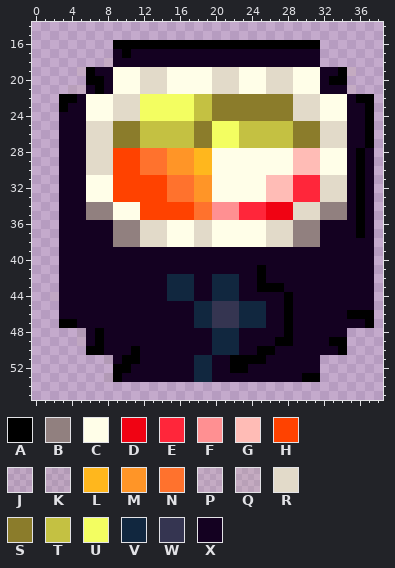
File history of a sprite sheet, GameProject/Game/android/assets/textures/object/sushi.png. The first picture shows the starting point.
The file is 40x70 pixels. Pixels under 10% opacity are left out. Colours within 5 levels of each other are drawn and written as one. Shown: x 0..38, y 14..55.
Palette (. is transparent): A #000000  B #91807f  C #fffee8  D #f00313  E #ff263a  F #ff9092  G #ffbcb6  H #ff4200  J #9a8a741a  K #9a8a7420  L #ffb71d  M #ff9527  N #ff722d  P #c3b38a1e  Q #c3b38a2a  R #e2dac9  S #8b7c2b  T #c4c142  U #f3fe61  V #11273f  W #353551  X #140121
After the commit:
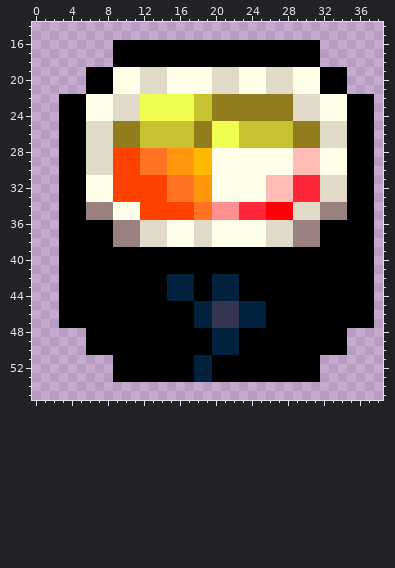
Change:
colour B: #91807f -> #998180
colour D: #f00313 -> #ff000b
colour L: #ffb71d -> #ffb800
colour M: #ff9527 -> #ff960c
colour N: #ff722d -> #ff7322
colour S: #8b7c2b -> #927d1d
colour T: #c4c142 -> #c7c230
colour U: #f3fe61 -> #effe51
colour V: #11273f -> #00223e
y 17: x 9 X -> A; x 11..31 XXXXXXXXXXXXXXXXXXXXX -> AAAAAAAAAAAAAAAAAAAAA
y 18: x 8..31 PXXXXXXXXXXXXXXXXXXXXXXX -> .AAAAAAAAAAAAAAAAAAAAAAA
y 19: x 5 P -> .; x 7..8 XX -> AA; x 32..33 XX -> AA; x 35 Q -> .
y 20: x 8 X -> A; x 32 X -> A
y 21: x 4..6 PPX -> ..A; x 8 X -> A; x 32..35 XXXP -> AAA.
y 22: x 5 X -> A; x 35 X -> A
y 23: x 4..5 XX -> AA; x 35..36 XX -> AA
y 24..27: x 3..5 XXX -> AAA; x 35..36 XX -> AA
y 28..35: x 3..5 XXX -> AAA; x 35 X -> A; x 37 X -> A
y 36..37: x 3..8 XXXXXX -> AAAAAA; x 32..35 XXXX -> AAAA; x 37 X -> A
y 38: x 3..8 XXXXXX -> AAAAAA; x 32..37 XXXXXX -> AAAAAA
y 39..40: x 3..37 XXXXXXXXXXXXXXXXXXXXXXXXXXXXXXXXXXX -> AAAAAAAAAAAAAAAAAAAAAAAAAAAAAAAAAAA
y 41: x 3..24 XXXXXXXXXXXXXXXXXXXXXX -> AAAAAAAAAAAAAAAAAAAAAA; x 26..37 XXXXXXXXXXXX -> AAAAAAAAAAAA
y 42: x 3..14 XXXXXXXXXXXX -> AAAAAAAAAAAA; x 18..19 XX -> AA; x 23..24 XX -> AA; x 26..37 XXXXXXXXXXXX -> AAAAAAAAAAAA
y 43: x 3..14 XXXXXXXXXXXX -> AAAAAAAAAAAA; x 18..19 XX -> AA; x 23..24 XX -> AA; x 28..37 XXXXXXXXXX -> AAAAAAAAAA
y 44: x 2..14 JXXXXXXXXXXXX -> .AAAAAAAAAAAA; x 18..19 XX -> AA; x 23..27 XXXXX -> AAAAA; x 29..37 XXXXXXXXX -> AAAAAAAAA
y 45: x 3..17 XXXXXXXXXXXXXXX -> AAAAAAAAAAAAAAA; x 26..27 XX -> AA; x 29..37 XXXXXXXXX -> AAAAAAAAA
y 46: x 3..17 XXXXXXXXXXXXXXX -> AAAAAAAAAAAAAAA; x 26..27 XX -> AA; x 29..34 XXXXXX -> AAAAAA
y 47: x 5..17 XXXXXXXXXXXXX -> AAAAAAAAAAAAA; x 26..27 XX -> AA; x 29..36 XXXXXXXX -> AAAAAAAA
y 48: x 5..6 KX -> .A; x 8..19 XXXXXXXXXXXX -> AAAAAAAAAAAA; x 23..27 XXXXX -> AAAAA; x 29..34 XXXXXX -> AAAAAA
y 49: x 5..6 KX -> .A; x 8..19 XXXXXXXXXXXX -> AAAAAAAAAAAA; x 23..26 XXXX -> AAAA; x 29..32 XXXX -> AAAA
y 50: x 8..10 XXX -> AAA; x 12..19 XXXXXXXX -> AAAAAAAA; x 23..24 XX -> AA; x 27..33 XXXXXXX -> AAAAAAA
y 51: x 8..9 KX -> .A; x 12..17 XXXXXX -> AAAAAA; x 20..21 XX -> AA; x 26..31 XXXXXX -> AAAAAA
y 52: x 11..17 XXXXXXX -> AAAAAAA; x 20..21 XX -> AA; x 24..31 XXXXXXXX -> AAAAAAAA
y 53: x 8 K -> .; x 10..17 XXXXXXXX -> AAAAAAAA; x 20..29 XXXXXXXXXX -> AAAAAAAAAA
Where, in picture pixels (left, top, right, bottom), the same in both pictures:
changed: (50, 49, 374, 382)
